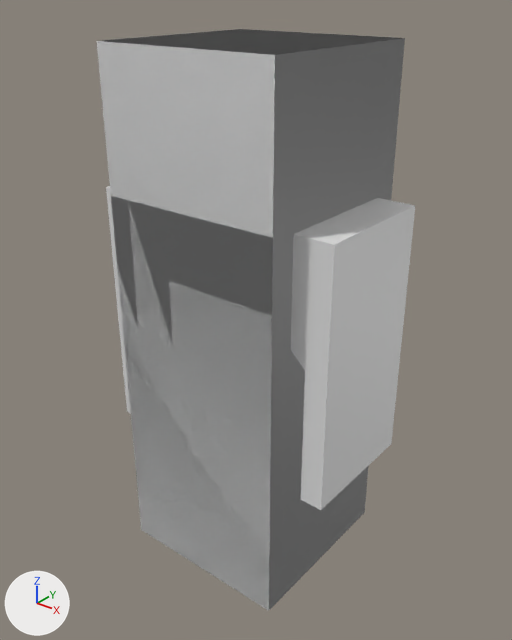
The glTF model editor/meshes/GridFoundation_square_diagonal.glb as it was, and as the next commit left it.
Camera for both pictures: a 50 mm camera at (9.24, -11.5, 10.11) aimed at (0.03, 0.02, 2.97). Arrows for +X, +Y and +Z are at lower left; the lights stay in place. Where no turn or scale is listed for an object, it has been applied to the vertices.

The scene before the commit, as lines of its bpy script (objects in view):
```python
ob_foundationt2_gate = bpy.data.objects.new('FoundationT2_Gate_', me_foundationt2_gate)
ob_foundationt2_gate.location = (0.0, 0.0, 0.0)
ob_gridfoundation_square_diagonal = bpy.data.objects.new('GridFoundation_square_diagonal', me_cube_002)
ob_gridfoundation_square_diagonal.location = (0.0, 0.0, 8.07)
ob_gridfoundation_square_diagonal.rotation_euler = (3.142, 0.0, 0.0)  # degrees (180, 0, 0)
ob_gridfoundation_triagular_straight = bpy.data.objects.new('GridFoundation_triagular_straight', me_gridfoundation_triagular_straight_001)
ob_gridfoundation_triagular_straight.location = (0.0, 0.01, 8.84)
ob_import_gridfoundation_square_diagonal_001 = bpy.data.objects.new('IMPORT_GridFoundation_square_diagonal.001', me_gridfoundation_square_diagonal)
ob_import_gridfoundation_square_diagonal_001.location = (0.0, 0.0, -3.0)
ob_import_gridfoundation_square_straight_001 = bpy.data.objects.new('IMPORT_GridFoundation_square_straight.001', me_gridfoundation_square_straight_001)
ob_import_gridfoundation_square_straight_001.location = (0.0, 0.0, -3.0)
ob_import_gridfoundation_triagular_straight_001 = bpy.data.objects.new('IMPORT_GridFoundation_triagular_straight.001', me_gridfoundation_triagular_straight)
ob_import_gridfoundation_triagular_straight_001.location = (0.0, 0.0, -3.0)
```
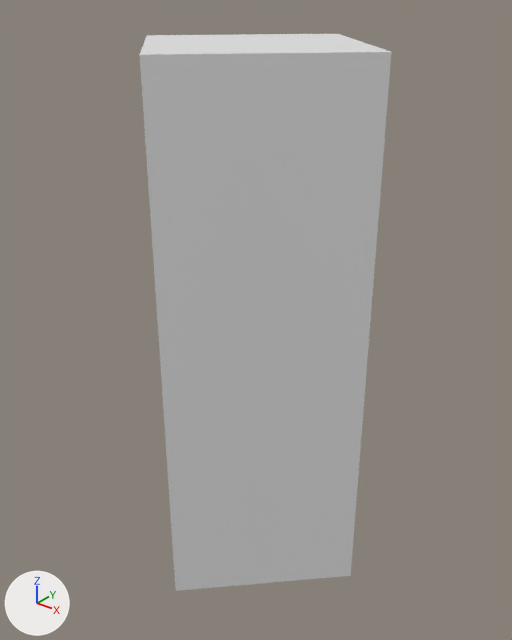
Boxes [x1, y1, x2, y2] around the edits, measured in the pictures (512 x 640 px):
'GridFoundation_square_diagonal', moved, turned
    before: [97, 29, 405, 611]
    after: [140, 34, 391, 591]
'IMPORT_GridFoundation_square_diagonal.001', deleted
    before: [97, 29, 405, 610]
'FoundationT2_Gate_', deleted
    before: [106, 186, 415, 510]
'IMPORT_GridFoundation_square_straight.001', deleted
    before: [158, 32, 350, 49]
'GridFoundation_triagular_straight', deleted
    before: [156, 32, 361, 40]
'IMPORT_GridFoundation_triagular_straight.001', deleted
    before: [160, 35, 342, 40]

The change, as a diff of the scene's bpy script:
```diff
--- a/editor/meshes/GridFoundation_square_diagonal.glb.py
+++ b/editor/meshes/GridFoundation_square_diagonal.glb.py
@@ ob_foundationt2_gate @@
-ob_foundationt2_gate = bpy.data.objects.new('FoundationT2_Gate_', me_foundationt2_gate)
-ob_foundationt2_gate.location = (0.0, 0.0, 0.0)
@@ ob_import_gridfoundation_square_straight_001 @@
-ob_import_gridfoundation_square_straight_001 = bpy.data.objects.new('IMPORT_GridFoundation_square_straight.001', me_gridfoundation_square_straight_001)
-ob_import_gridfoundation_square_straight_001.location = (0.0, 0.0, -3.0)
@@ ob_import_gridfoundation_square_diagonal_001 @@
-ob_import_gridfoundation_square_diagonal_001 = bpy.data.objects.new('IMPORT_GridFoundation_square_diagonal.001', me_gridfoundation_square_diagonal)
-ob_import_gridfoundation_square_diagonal_001.location = (0.0, 0.0, -3.0)
@@ ob_gridfoundation_square_diagonal @@
 ob_gridfoundation_square_diagonal = bpy.data.objects.new('GridFoundation_square_diagonal', me_cube_002)
-ob_gridfoundation_square_diagonal.location = (0.0, 0.0, 8.07)
-ob_gridfoundation_square_diagonal.rotation_euler = (3.142, 0.0, 0.0)  # degrees (180, 0, 0)
+ob_gridfoundation_square_diagonal.location = (0.0, 0.0, 8.02)
+ob_gridfoundation_square_diagonal.rotation_euler = (-3.142, 0.0, 0.785)  # degrees (-180, 0, 45)
@@ ob_gridfoundation_triagular_straight @@
-ob_gridfoundation_triagular_straight = bpy.data.objects.new('GridFoundation_triagular_straight', me_gridfoundation_triagular_straight_001)
-ob_gridfoundation_triagular_straight.location = (0.0, 0.01, 8.84)
@@ ob_import_gridfoundation_triagular_straight_001 @@
-ob_import_gridfoundation_triagular_straight_001 = bpy.data.objects.new('IMPORT_GridFoundation_triagular_straight.001', me_gridfoundation_triagular_straight)
-ob_import_gridfoundation_triagular_straight_001.location = (0.0, 0.0, -3.0)
```
